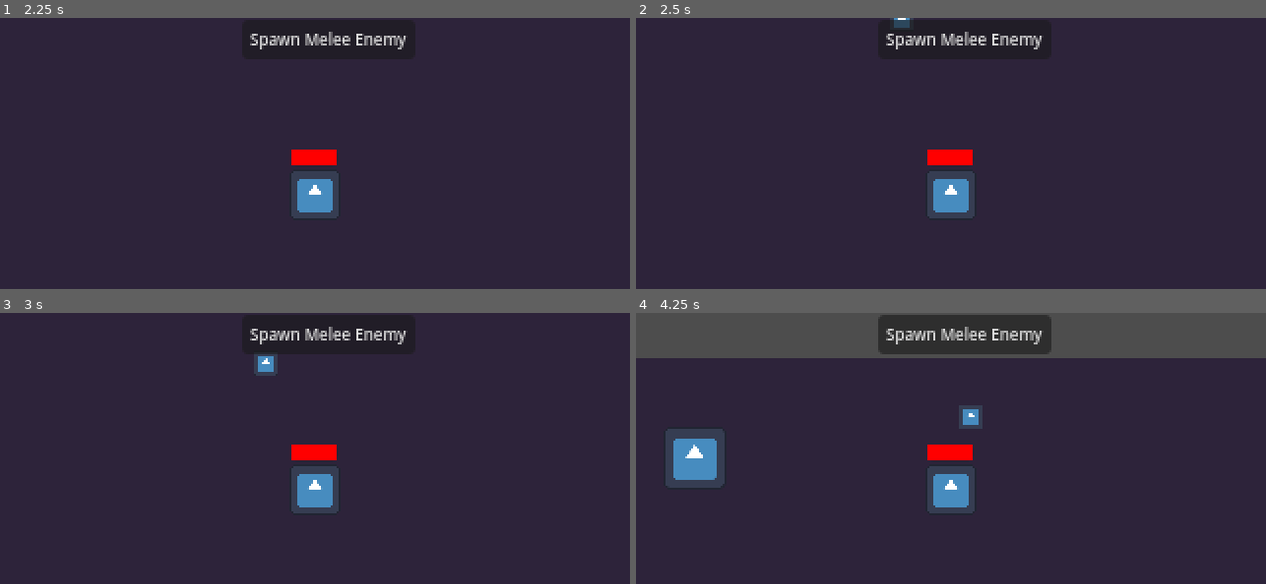
Above: before the commit, frames 1-4 (two rows, left to right).
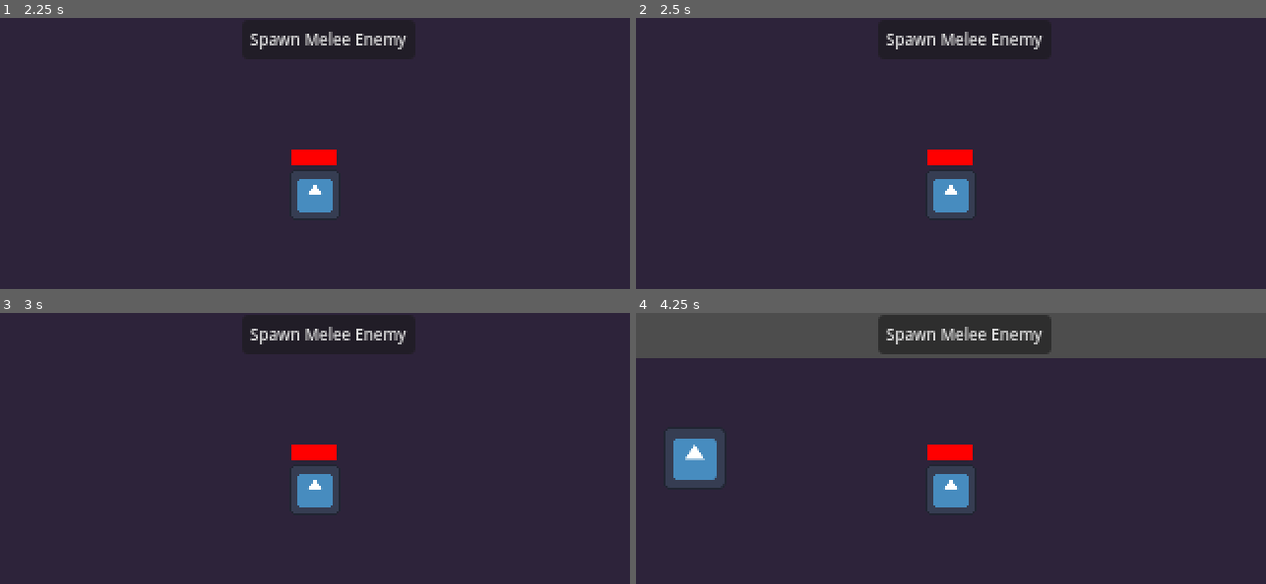
Above: after the commit, the same moments.

Repository: TobiasTV49/Informatica-Eindopdracht
Game: Godot game, scene res://Functionality/Scenes/main.tscn
Same seed, same stepped clock (60 frames per second), same inputs: the game is played once before the commit and once after it. The engine's default icon, where the game draws it, is replaced by a stand-in: a white triangle on a blue panel in a dark square.
Inputs (mouse positions are in pixels of both pictures, inside the frame that each line leads up to):
- Up to frame 1 (2.25 s): click "Spawn Melee Enemy" at 0.5 s; click (214, 213) at 1.25 s; tap Enter at 2 s; hold Up (up) from 2.03 s (still down)
- Up to frame 2 (2.5 s): keep holding Up (up)
- Up to frame 3 (3 s): keep holding Up (up)
- Up to frame 4 (4.25 s): release Up (up) at 3.53 s; hold Left (left) from 3.53 s (still down)

Frame 1 is identical in both runs. In frame 2, 0.1% of the frame differs, in the area x 40-45%, y 0-4%; in frame 3, 0.3%; in frame 4, 0.4%, in the area x 7-55%, y 34-55%.

Commit message:
get nearest shit

Diff:
--- a/Functionality/Scenes/main.tscn
+++ b/Functionality/Scenes/main.tscn
@@ -24,6 +24,7 @@
 position = Vector2(250, 30)
 
 [node name="Bullet" parent="." instance=ExtResource("4_44lj5")]
+z_index = 1
 
 [node name="Enemies" type="Node2D" parent="."]
 
--- a/Functionality/Scripts/bullet.gd
+++ b/Functionality/Scripts/bullet.gd
@@ -4,9 +4,22 @@
 var shot: bool = true #i made it true to make the code runnable for now
 var enemy
 var direction
+var nearest_enemy = null
+
 
 func _process(delta: float) -> void:
 	enemy_array = get_tree().get_nodes_in_group("enemies") #dit is denk ik beter dan: = []
+	if enemy_array.size() > 0:
+		if nearest_enemy == null:
+			nearest_enemy = enemy_array[0]
+		for i in enemy_array:
+			var temp_distance = position.distance_to(i.position)
+			if temp_distance < position.distance_to(nearest_enemy.position):
+				nearest_enemy = i
+
+		if nearest_enemy != null:
+			self.position = nearest_enemy.position
+
 	if shot == false:
 		direction = Global.player_position - Global.enemy_position
 
--- a/project.godot
+++ b/project.godot
@@ -26,11 +26,6 @@
 window/size/viewport_height=180
 window/size/mode=3
 window/stretch/mode="viewport"
-
-[global_group]
-
-Player=""
-enemies=""
 
 [input]
 
@@ -76,5 +71,4 @@
 
 [rendering]
 
-textures/canvas_textures/default_texture_filter=0
 renderer/rendering_method="mobile"
